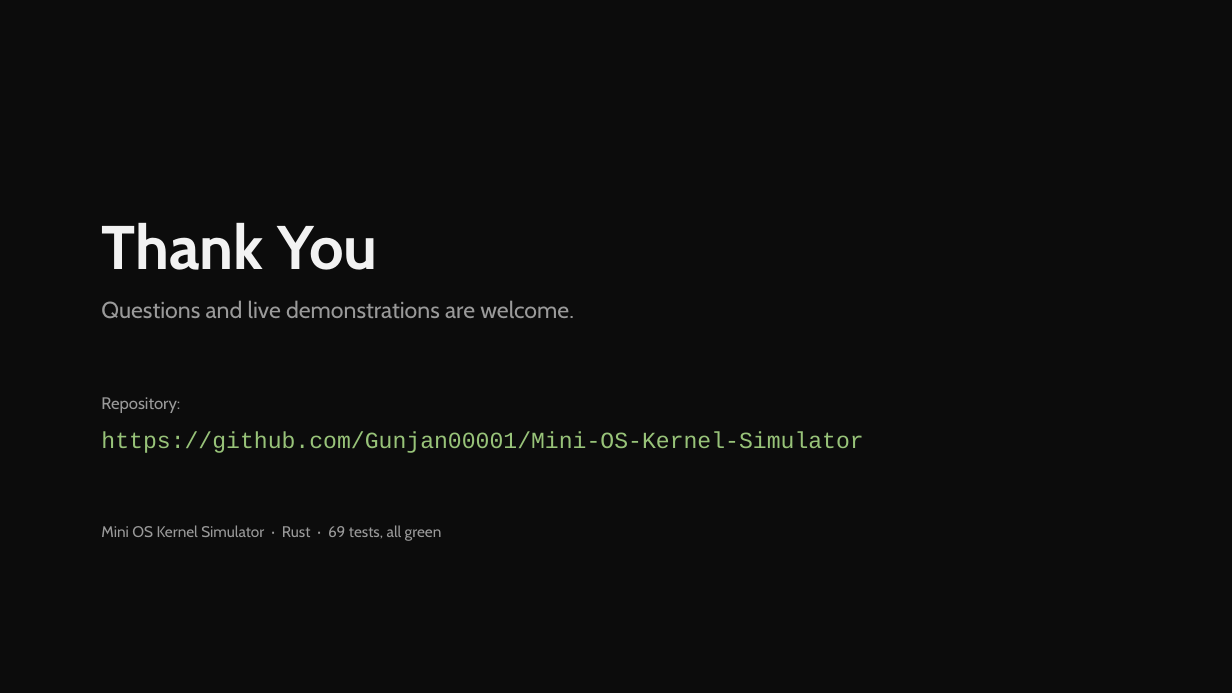
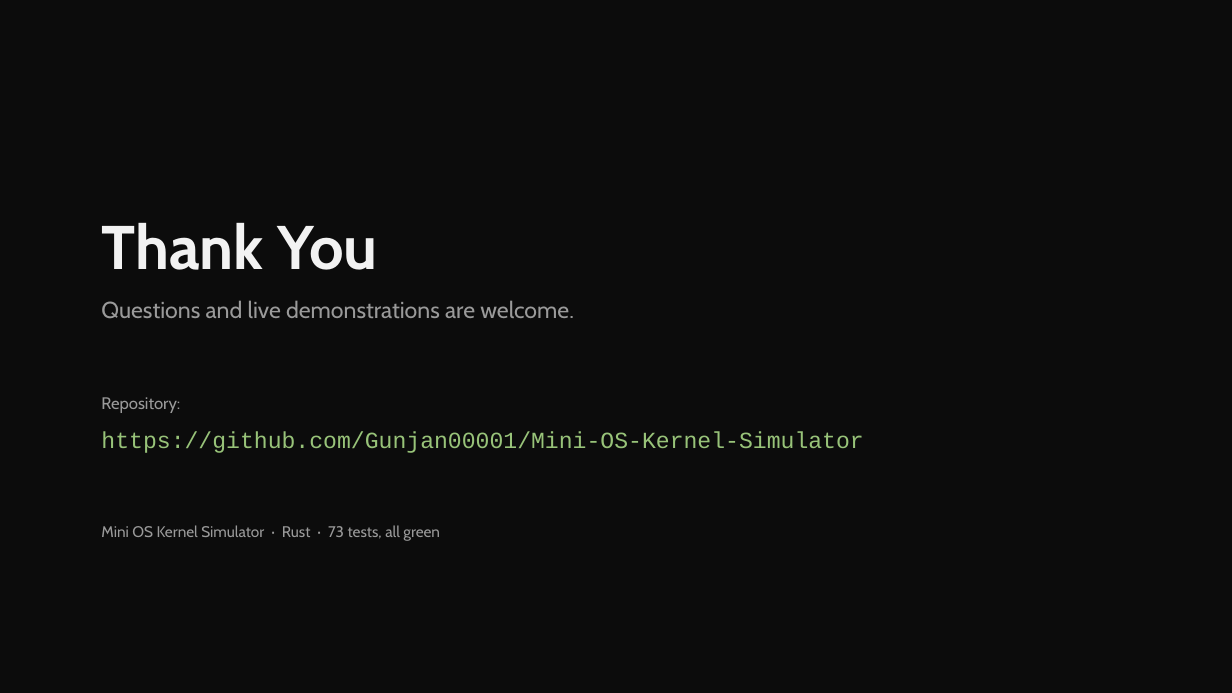
Before and after one commit to Gunjan00001/Mini-OS-Kernel-Simulator, a slide deck: slide 17 of docs/presentation/MiniOSKernel_Simulator.pptx. Drawn at 1232x693 pixels with LibreOffice and Linux fonts; fonts in the diff are those of the drawing. Boxes give left, top, right and bottom in pixels: in the first picture for what was removed or moved away, otherwise in the second. Text is boxed around its words. In the diff, an @@ line names an element or a change of style, - is before the commit and + after.

Commit message:
docs: refresh generated report and slides for 73 tests

```diff
--- a/docs/presentation/MiniOSKernel_Simulator.pptx
+++ b/docs/presentation/MiniOSKernel_Simulator.pptx
@@ text at box(101, 525, 440, 541): text changed @@
-Mini OS Kernel Simulator · Rust · 69 tests, all green
+Mini OS Kernel Simulator · Rust · 73 tests, all green
```
Also in this commit, not shown: 2 other slides changed, 1 other file.
